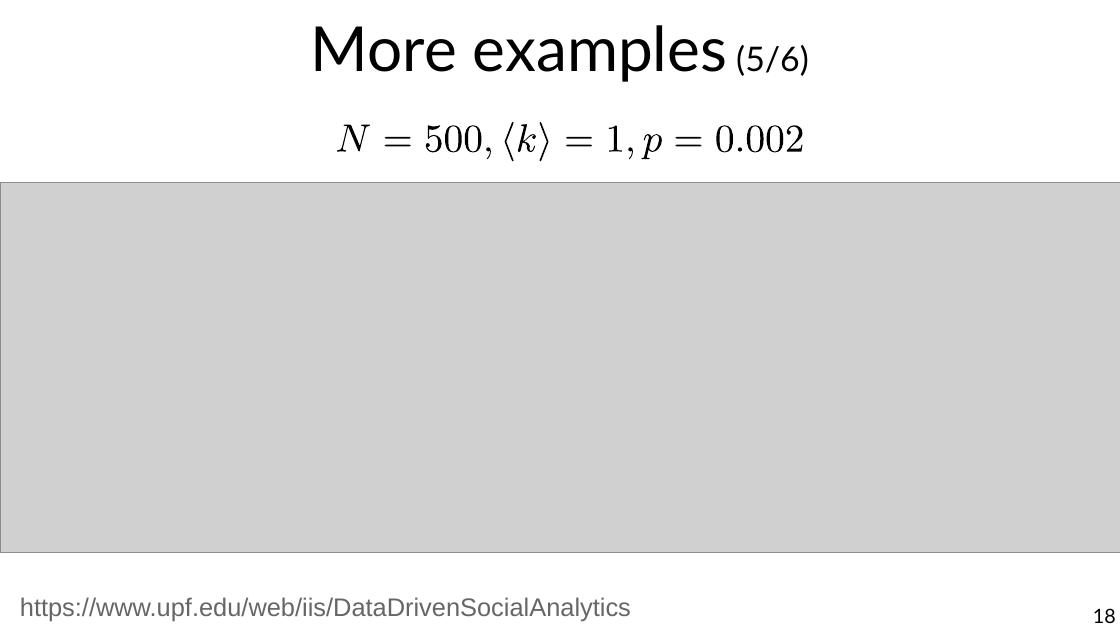
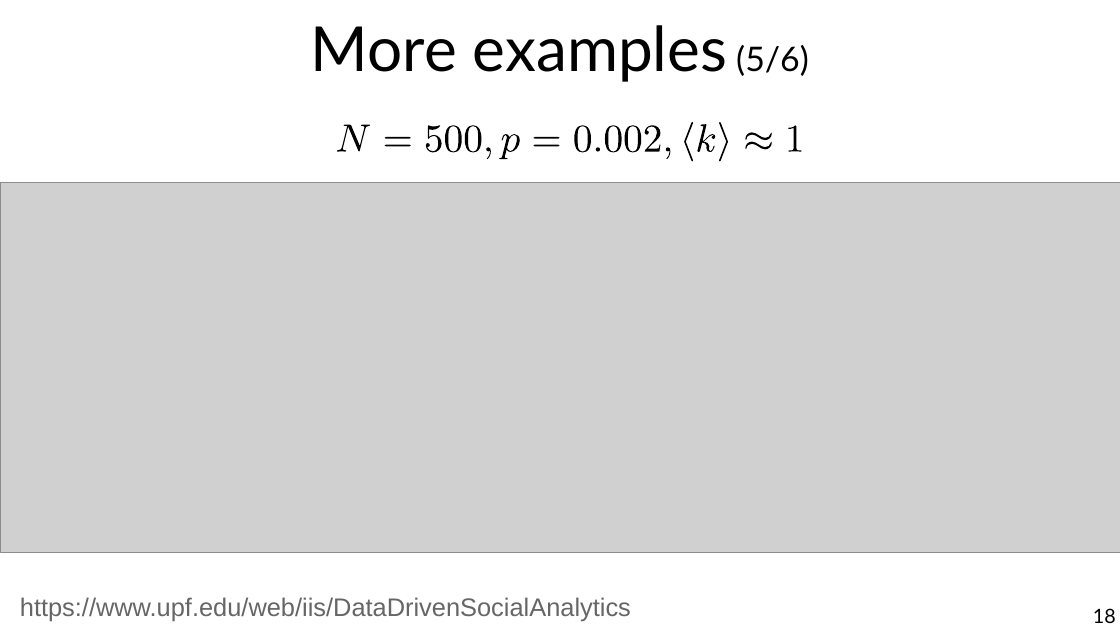
Before and after one commit to chatox/networks-science-course, a slide deck: slide 18 of theory/tt03_random_networks.odp. Drawn at 1120x630 pixels with LibreOffice and Linux fonts; fonts in the diff are those of the drawing; grey boxes stand for pictures. Boxes give left, top, right and bottom in pixels: in the first picture for what was removed or moved away, otherwise in the second. Text is boxed around its words. In the diff, an @@ line names an element or a change of style, - is before the commit and + after.

```diff
--- a/theory/tt03_random_networks.odp
+++ b/theory/tt03_random_networks.odp
@@ freeform shape: place and size @@
-freeform shape at bbox=[505, 122, 514, 162]
+freeform shape at bbox=[499, 134, 519, 160]
@@ freeform shape: place and size @@
-freeform shape at bbox=[518, 124, 537, 151]
+freeform shape at bbox=[534, 137, 560, 146]
@@ freeform shape: place and size @@
-freeform shape at bbox=[540, 122, 549, 162]
+freeform shape at bbox=[574, 125, 590, 152]
@@ freeform shape: place and size @@
-freeform shape at bbox=[566, 137, 593, 146]
+freeform shape at bbox=[596, 147, 600, 151]
@@ freeform shape: place and size @@
-freeform shape at bbox=[609, 125, 622, 151]
+freeform shape at bbox=[605, 125, 621, 152]
@@ freeform shape: place and size @@
-freeform shape at bbox=[628, 147, 633, 160]
+freeform shape at bbox=[625, 125, 641, 152]
@@ freeform shape: place and size @@
-freeform shape at bbox=[641, 134, 662, 160]
+freeform shape at bbox=[644, 125, 661, 151]
@@ freeform shape: place and size @@
-freeform shape at bbox=[676, 137, 702, 146]
+freeform shape at bbox=[666, 147, 671, 160]
@@ freeform shape: place and size @@
-freeform shape at bbox=[717, 125, 733, 152]
+freeform shape at bbox=[684, 122, 693, 162]
@@ freeform shape: place and size @@
-freeform shape at bbox=[738, 147, 742, 151]
+freeform shape at bbox=[697, 124, 715, 151]
@@ freeform shape: place and size @@
-freeform shape at bbox=[747, 125, 763, 152]
+freeform shape at bbox=[720, 122, 729, 162]
@@ freeform shape: place and size @@
-freeform shape at bbox=[766, 125, 783, 152]
+freeform shape at bbox=[745, 132, 771, 149]
@@ freeform shape at bbox=[789, 125, 802, 151]: outline redrawn @@
```
Also in this commit, not shown: 13 other slides changed, 1 other file.
